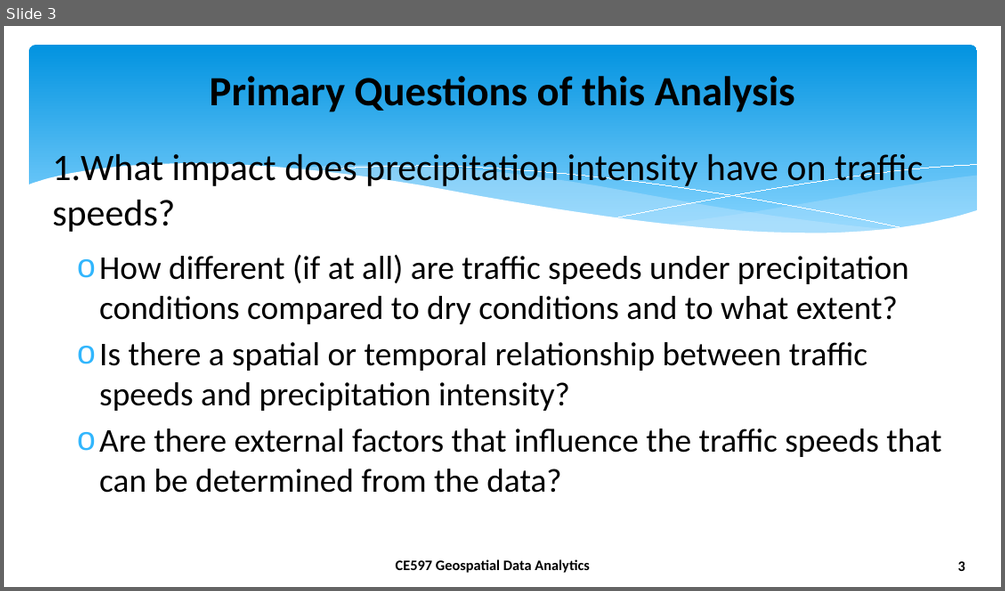
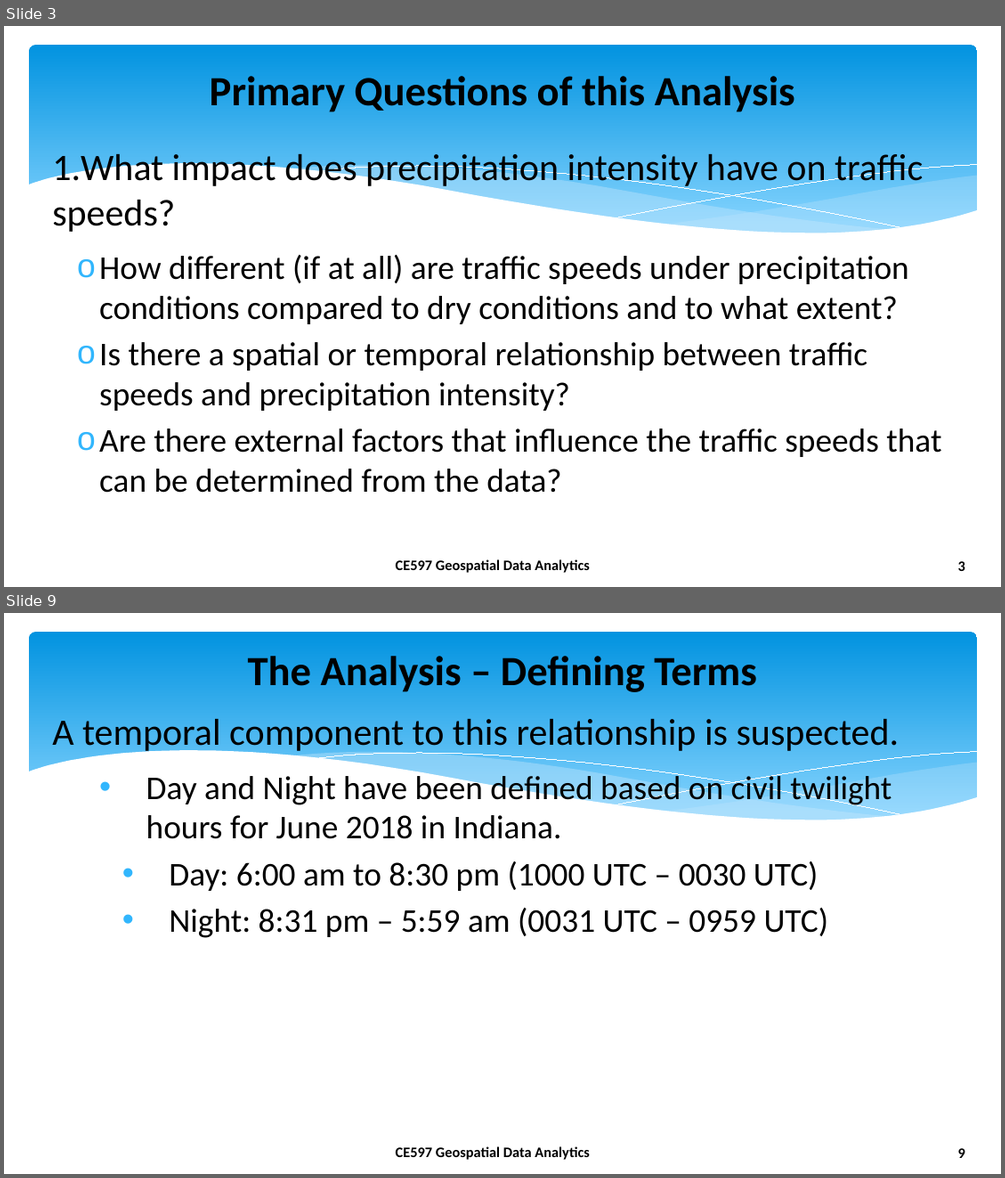
Before and after one commit to Foxhound013/CE-597_GDA, a slide deck: final_project/reports/presentation.pptx. Shown one above the other, each under a label of ours: slide 3 before the commit, slides 3 and 9 after it; the slides between them are not shown. The pictures are 1005x591 and 1005x1178 pixels, drawn with LibreOffice and Linux fonts; fonts in the diff are those of the drawing; background and template pictures are left out. Boxes give left, top, right and bottom in pixels: in the first picture for what was removed or moved away, otherwise in the second. Text is boxed around its words. In the diff, an @@ line names an element or a change of style, - is before the commit and + after.

```diff
--- a/final_project/reports/presentation.pptx
+++ b/final_project/reports/presentation.pptx
@@ slide 9 added at box(4, 613, 1001, 1174), background #FFFFFF; not listed: 8 template elements that a slide beside it also shows @@
@@ title added at box(248, 656, 757, 692), 40 pt, text #000000, bold @@
+The Analysis – Defining Terms
@@ text added at box(52, 719, 899, 938), 32 pt, text #000000 @@
+A temporal component to this relationship is suspected.
+  • Day and Night have been defined based on civil twilight hours for June 2018 in Indiana.
+    • Day: 6:00 am to 8:30 pm (1000 UTC – 0030 UTC)
+    • Night: 8:31 pm – 5:59 am (0031 UTC – 0959 UTC)
```
Also in this commit, not shown: 4 slides changed, 4 other slides added, 4 slides removed, 7 other files.
